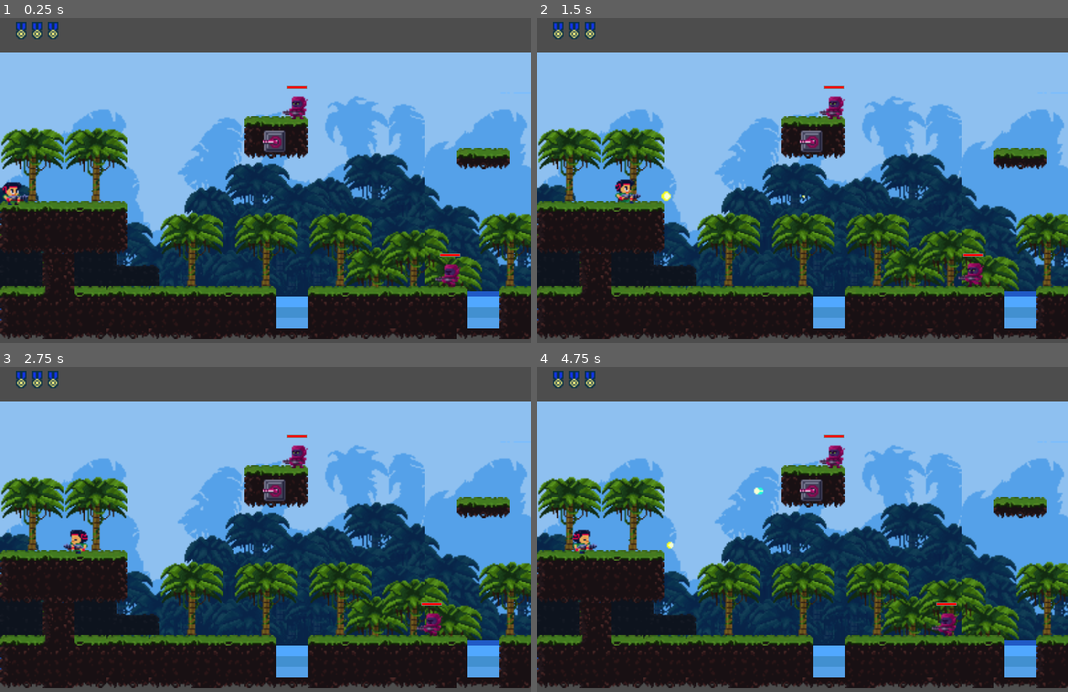
Above: before the commit, frames 1-4 (two rows, left to right).
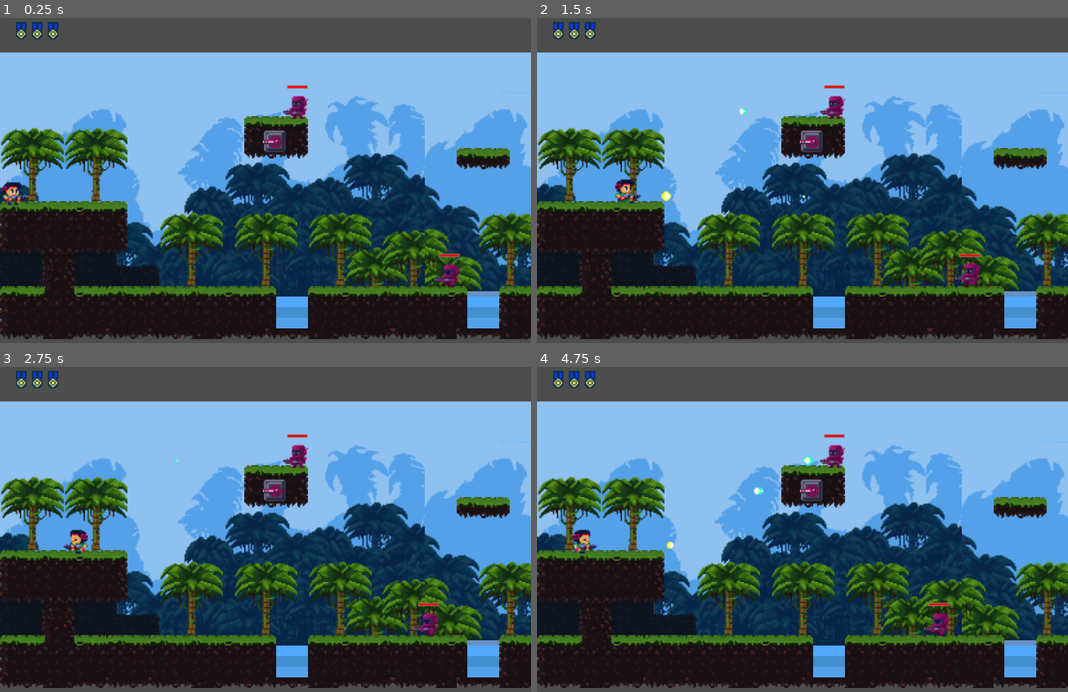
Above: after the commit, the same moments.

Repository: YugeCse/first-blood
Game: Godot game, scene res://scenes/tscns/main_scene.tscn
Two runs of this game, one before a commit and one after it. Both use one fixed random seed, a clock stepped at 60 frames per second and the inputs below.
Inputs:
- Up to frame 1 (0.25 s): no input
- Up to frame 2 (1.5 s): hold Right (ui_right) from 0.53 s (still down); tap K (ui_shoot) at 0.6, 1.35 s
- Up to frame 3 (2.75 s): release Right (ui_right) at 2.03 s; hold Left (ui_left) from 2.03 s (still down); tap K (ui_shoot) at 2.1 s
- Up to frame 4 (4.75 s): tap K (ui_shoot) at 2.85, 3.6, 4.35 s; release Left (ui_left) at 4.28 s; hold Right (ui_right) from 4.28 s (still down)

The runs differ from the first frame. In frame 1, 0.3% of the frame differs, in the area x 0-95%, y 20-94%; in frame 2, 0.5%; in frame 3, 0.4%; in frame 4, 0.6%.

Commit message:
#增加敌人巡逻功能

Diff:
--- a/project.godot
+++ b/project.godot
@@ -7,6 +7,10 @@
 ;   param=value ; assign values to parameters
 
 config_version=5
+
+[animation]
+
+compatibility/default_parent_skeleton_in_mesh_instance_3d=true
 
 [application]
 
--- a/scenes/tscns/main_scene.tscn
+++ b/scenes/tscns/main_scene.tscn
@@ -2243,6 +2243,12 @@
 sources/1 = SubResource("TileSetAtlasSource_1rb06")
 sources/6 = SubResource("TileSetAtlasSource_qu1vm")
 
+[sub_resource type="Curve2D" id="Curve2D_hktbw"]
+_data = {
+"points": PackedVector2Array(0, 0, 0, 0, 0, 0, 0, 0, 0, 0, -55, 0, 0, 0, 0, 0, 0, 0)
+}
+point_count = 3
+
 [node name="MainScene" type="Control"]
 clip_contents = true
 custom_minimum_size = Vector2(10000, 210)
@@ -2262,7 +2268,7 @@
 custom_minimum_size = Vector2(10000, 210)
 offset_right = 40.0
 offset_bottom = 40.0
-color = Color(0.047058824, 0.3764706, 1, 0.68235296)
+color = Color(0.4576946, 0.6837173, 0.99011046, 0.68235296)
 
 [node name="BgImg7" type="TextureRect" parent="Camera2D/Background"]
 layout_mode = 0
@@ -2353,11 +2359,19 @@
 
 [node name="Enemy" parent="Camera2D/EnemyContainer" instance=ExtResource("16_hktbw")]
 position = Vector2(224, 39)
-potral_speed = 500.0
-
-[node name="Enemy2" parent="Camera2D/EnemyContainer" instance=ExtResource("16_hktbw")]
+patrol_speed = 500.0
+
+[node name="PatrolEnemy2Path2D" type="Path2D" parent="Camera2D/EnemyContainer"]
 position = Vector2(341, 166)
-potral_speed = 500.0
+curve = SubResource("Curve2D_hktbw")
+
+[node name="PatrolEnemy2PathFollow2D" type="PathFollow2D" parent="Camera2D/EnemyContainer/PatrolEnemy2Path2D"]
+rotates = false
+
+[node name="Enemy2" parent="Camera2D/EnemyContainer/PatrolEnemy2Path2D/PatrolEnemy2PathFollow2D" node_paths=PackedStringArray("patrol_path", "patrol_path_follow") instance=ExtResource("16_hktbw")]
+patrol_speed = 10.0
+patrol_path = NodePath("../..")
+patrol_path_follow = NodePath("..")
 
 [node name="Player" parent="Camera2D" instance=ExtResource("3_aqrb5")]
 z_index = 2
--- a/sprites/scripts/enemy.gd
+++ b/sprites/scripts/enemy.gd
@@ -18,21 +18,16 @@
 var life_blood_max: float = 200.0
 
 ## 巡逻速度
-@export_range(100, 1000)
-var potral_speed: float = 500.0
-
-## 上次的巡逻点
-var last_potral_posi: Vector2
-
-## 巡逻距离
-@export_range(0, 1000)
-var potral_distance: float = 50.0
-
-## 巡逻距离长度
-var potral_dist_len: float = 0.0
-
-## 是否巡逻到目的点
-var is_potral_target: bool = false
+@export_range(10, 1000)
+var patrol_speed: float = 10.0
+
+## 巡逻路径
+@export
+var patrol_path: Path2D
+
+## 路径跟随
+@export
+var patrol_path_follow: PathFollow2D
 
 ## 被监视的玩家
 var spy_player: Player
@@ -58,6 +53,7 @@
 		life_blood_max = 100.0
 	sprite.play("idle") #显示静止状态
 	sprite.flip_h = true #朝玩家方向
+	shoot_timer.paused = true
 	_draw_life_blood_in_edit_mode()
 
 func _enter_tree() -> void:
@@ -67,8 +63,12 @@
 	_detect_position_clamp() #检测坐标越界处理
 	_draw_life_blood_in_edit_mode()
 	if Engine.is_editor_hint(): return #编辑模式下不处理逻辑
-	if action == EnemyState.Action.idle and not spy_player:
-		action = EnemyState.Action.potral
+	if action == EnemyState.Action.idle:
+		if (sprite.animation as StringName)\
+			.get_basename() != 'idle':
+			sprite.play('idle')
+		if not spy_player:
+			action = EnemyState.Action.potral
 	if action == EnemyState.Action.potral: #巡逻
 		potral(delta) #执行巡逻
 	elif action == EnemyState.Action.chase and spy_player: #追击玩家
@@ -76,48 +76,30 @@
 
 ## 执行巡逻， 沿着一定的区域范围进行行走
 func potral(delta: float):
+	if not patrol_path or\
+		not patrol_path_follow:
+		sprite.play('idle')
+		sprite.flip_h = true if direction.x < 0 else false
+		return #没有设置巡逻路径，直接返回
 	sprite.play('run') #执行动画
 	if is_on_floor():
 		velocity.y = 0.0
 	else: velocity.y += 980.0 * delta
-	if not last_potral_posi:
-		last_potral_posi = global_position
-	else:
-		var distance = global_position - last_potral_posi
-		if not distance or\
-			distance.x == null or\
-			potral_distance == null:
-			return #不满足条件，直接返回
-		if abs(distance.x) >= potral_distance:
-			last_potral_posi = global_position
-			is_potral_target = true
-			direction.x = -direction.x
-			sprite.flip_h = true if direction.x < 0 else false
-	if is_potral_target:
-		potral_dist_len = 0.0
-		velocity.x = potral_speed * delta * direction.x
-		is_potral_target = false #执行完操作，需要还原
-	else:
-		if direction == Vector2.ZERO:
-			direction = Vector2.LEFT
-		velocity.x = potral_speed * delta * direction.x
-	move_and_slide() #进行移动操作
+	patrol_path_follow.progress += patrol_speed * delta
+	sprite.flip_h = true if patrol_path_follow.progress <= 50.0 else false
 
 ## 执行追击，这个过程会执行射击
 func chase():
 	sprite.play('idle')
-	if shoot_timer:
-		if shoot_timer.paused:
-			shoot_timer.paused = false
-		if not shoot_timer.is_processing():
-			shoot_timer.start(1.0)
+	_start_shoot_timer() #启动射击定时器
 	var dir = global_position - spy_player.global_position
 	if dir.x > 0:
-		if direction.x > 0:
-			direction.x = -1.0
-			sprite.flip_h = true
+		direction.x = 1.0
+		sprite.flip_h = true
 		print('玩家在他的前方: ', dir.x)
 	elif dir.x < 0:
+		sprite.flip_h = false
+		direction.x = -1.0
 		print('玩家在他的后方', dir.x)
 	else: print('玩家在他的正侧方', dir.x)
 
@@ -128,6 +110,7 @@
 		- global_position).normalized()
 	dir.y = 0.0 #清理垂直方向的
 	var offset = dir.normalized() * 15.0
+	offset.y = 5.0 #调整枪与子弹的垂直坐标数据
 	var bullet = bullet_resource.instantiate() as EnemyBullet
 	bullet.direction = dir
 	bullet.global_position = global_position + offset
@@ -187,16 +170,28 @@
 func _draw_life_blood_in_edit_mode():
 	if Engine.is_editor_hint(): queue_redraw()
 
+## 启动射击定时器
+func _start_shoot_timer():
+	if not shoot_timer: return
+	if shoot_timer.paused:
+		shoot_timer.paused = false
+	if not shoot_timer.is_stopped(): return
+	shoot_timer.start() #启动射击定时器
+
+## 停止射击定时器
+func _stop_shoot_timer():
+	if not shoot_timer: return
+	if not shoot_timer.paused:
+		shoot_timer.paused = true
+	if not shoot_timer.is_stopped():
+		shoot_timer.stop()
+
 func _on_detector_area_2d_area_entered(area: Area2D) -> void:
 	var parent = area.get_parent()
 	if parent is Player:
 		spy_player = parent as Player
 		action = EnemyState.Action.chase
-		if shoot_timer: #如果发射定时器可用
-			if shoot_timer.paused:
-				shoot_timer.paused = false
-			if not shoot_timer.is_processing():
-				shoot_timer.start()
+		_stop_shoot_timer() #停止射击定时器
 		print('玩家进入敌人({name})监视范围'.format({'name': name}))
 
 func _on_detector_area_2d_area_exited(area: Area2D) -> void:
@@ -205,8 +200,11 @@
 		spy_player = null
 		if shoot_timer and not shoot_timer.paused:
 			shoot_timer.paused = true
+			shoot_timer.stop()
 		action = EnemyState.Action.idle
 		print('玩家离开敌人({name})监视范围'.format({'name': name}))
 
 func _on_shoot_timer_timeout() -> void:
+	if shoot_timer:
+		shoot_timer.wait_time = randf_range(1.0, 1.5)
 	shoot() #发射子弹
--- a/sprites/tscns/enemy.tscn
+++ b/sprites/tscns/enemy.tscn
@@ -143,7 +143,7 @@
 "duration": 1.0,
 "texture": SubResource("AtlasTexture_0laem")
 }],
-"loop": true,
+"loop": false,
 "name": &"dead",
 "speed": 10.0
 }, {
@@ -201,7 +201,7 @@
 collision_layer = 8
 collision_mask = 19
 script = ExtResource("1_u2tar")
-potral_speed = 150.0
+patrol_speed = null
 shoot_timer = NodePath("ShootTimer")
 sprite = NodePath("AnimatedSprite")
 collision_shape = NodePath("CollisionShape")
@@ -211,9 +211,8 @@
 
 [node name="AnimatedSprite" type="AnimatedSprite2D" parent="."]
 sprite_frames = SubResource("SpriteFrames_vnllh")
-animation = &"run"
+animation = &"idle"
 autoplay = "idle"
-frame_progress = 0.9941868
 flip_h = true
 
 [node name="DetectorArea2D" type="Area2D" parent="."]
@@ -225,6 +224,7 @@
 [node name="MoveTimer" type="Timer" parent="."]
 
 [node name="ShootTimer" type="Timer" parent="."]
+autostart = true
 
 [connection signal="area_entered" from="DetectorArea2D" to="." method="_on_detector_area_2d_area_entered"]
 [connection signal="area_exited" from="DetectorArea2D" to="." method="_on_detector_area_2d_area_exited"]
Not shown: 1 places in scenes/tscns/main_scene.tscn that only renumber resources
